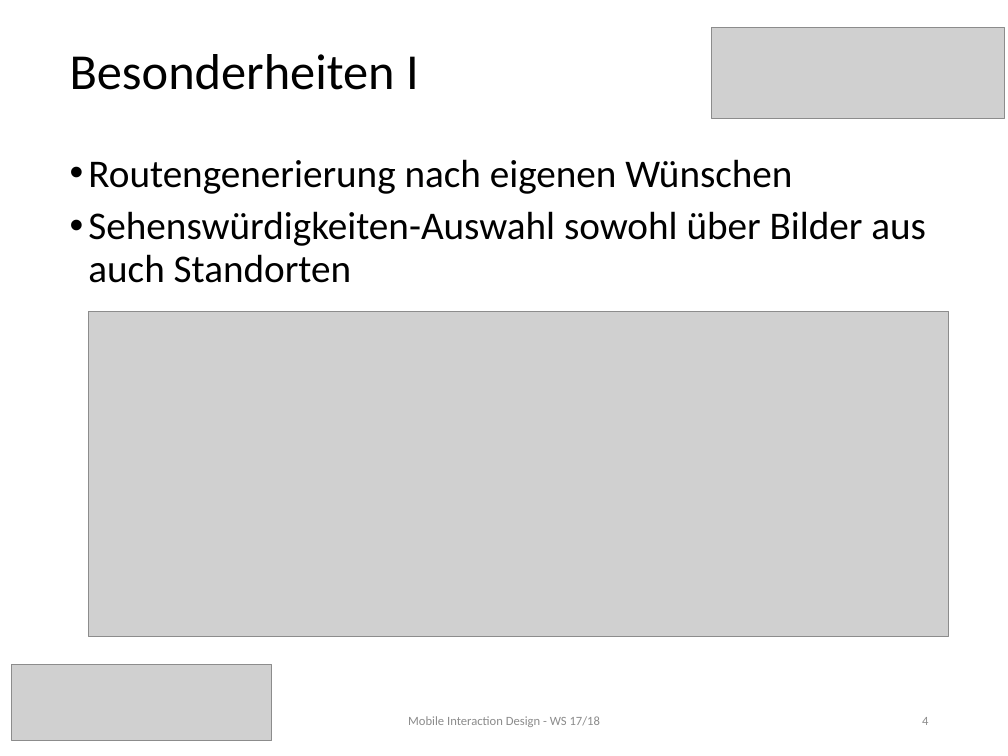
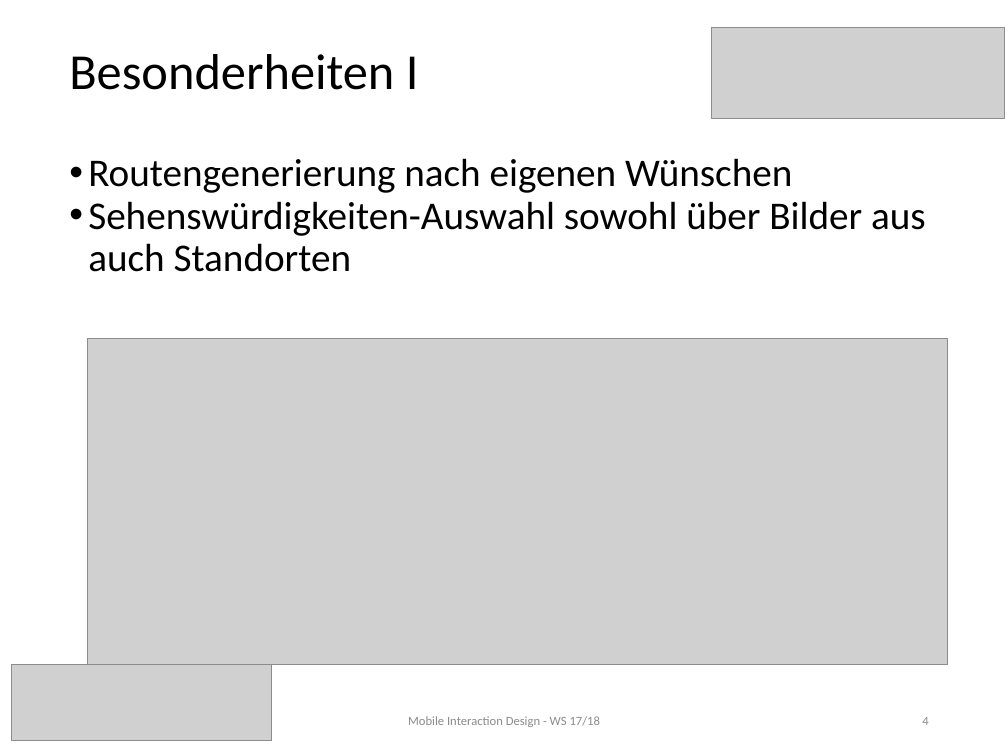
Before and after one commit to MIDw17group02/sightseeingApp, a slide deck: slide 4 of NiceTours Presentation.pptx. Drawn at 1008x756 pixels with LibreOffice and Linux fonts; fonts in the diff are those of the drawing; grey boxes stand for pictures. Boxes give left, top, right and bottom in pixels: in the first picture for what was removed or moved away, otherwise in the second. Text is boxed around its words. In the diff, an @@ line names an element or a change of style, - is before the commit and + after.

```diff
--- a/NiceTours Presentation.pptx
+++ b/NiceTours Presentation.pptx
@@ text "Routengenerierung nach eigenen Wünschen" at <box>88,158,926,272</box>: less space between paragraphs @@
@@ picture: place and size @@
-picture at <box>88,311,949,637</box>
+picture at <box>87,339,948,664</box>
@@ text "Mobile Interaction Design - WS ..." at <box>408,716,600,727</box>: text colour #8C8C8C to #8B8B8B @@
```
Also in this commit, not shown: 7 other slides changed, 3 slides added.
